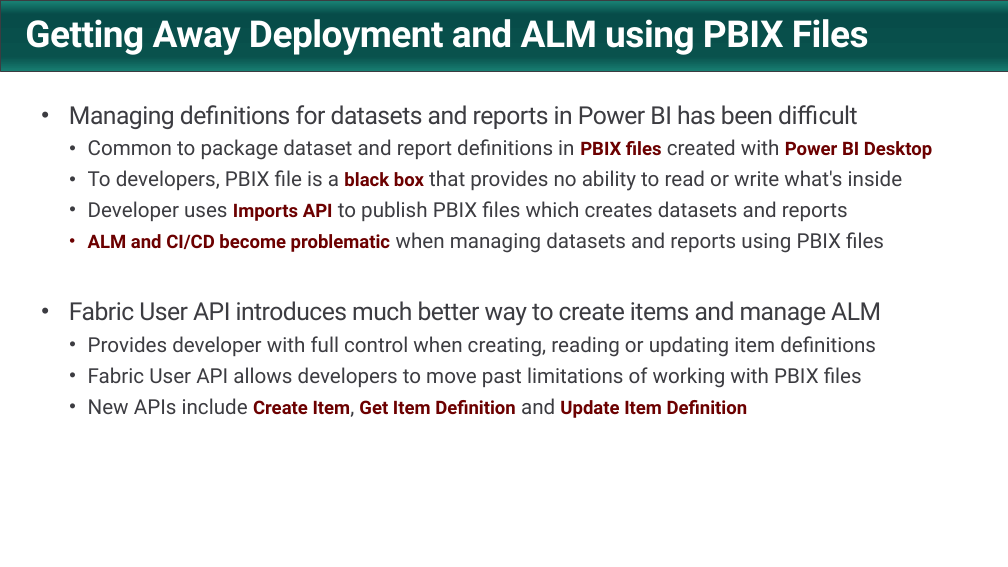
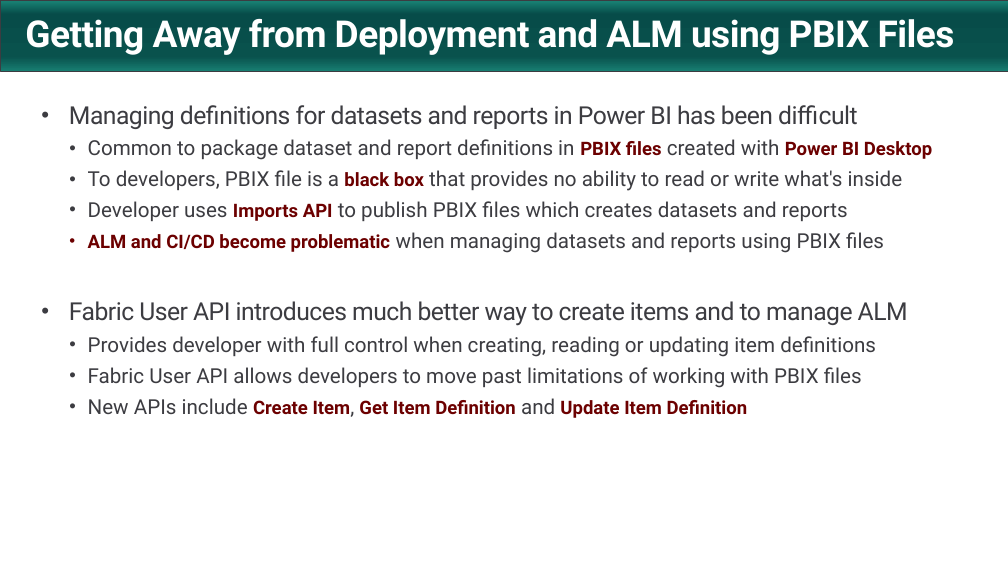
Before and after one commit to PowerBiDevCamp/FabricUserApiDemo, a slide deck: slide 21 of Getting Started.pptx. Drawn at 1008x567 pixels with LibreOffice and Linux fonts; fonts in the diff are those of the drawing; background and template pictures are left out. Boxes give left, top, right and bottom in pixels: in the first picture for what was removed or moved away, otherwise in the second. Text is boxed around its words. In the diff, an @@ line names an element or a change of style, - is before the commit and + after.

```diff
--- a/Getting Started.pptx
+++ b/Getting Started.pptx
@@ title at <box>25,19,955,55</box>: text changed @@
-Getting Away Deployment and ALM using PBIX Files
+Getting Away from Deployment and ALM using PBIX Files
@@ text at <box>69,301,908,326</box>: text changed @@
-• Fabric User API introduces much better way to create items and manage ALM
+• Fabric User API introduces much better way to create items and to manage ALM
```
Also in this commit, not shown: 12 other slides changed, 1 slide added.
